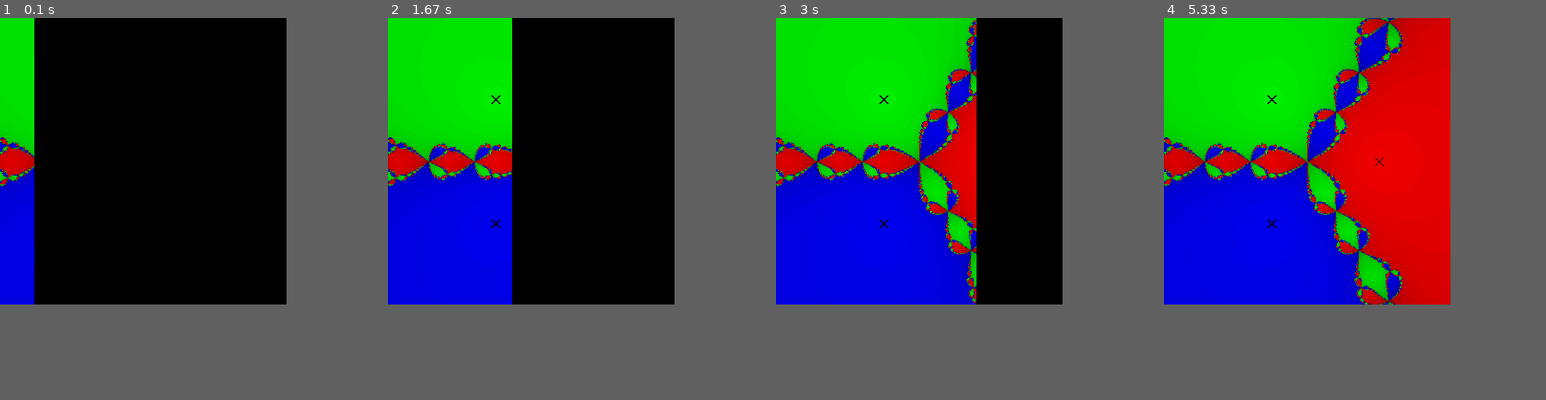
Above: before the commit, frames 1-4 (left to right).
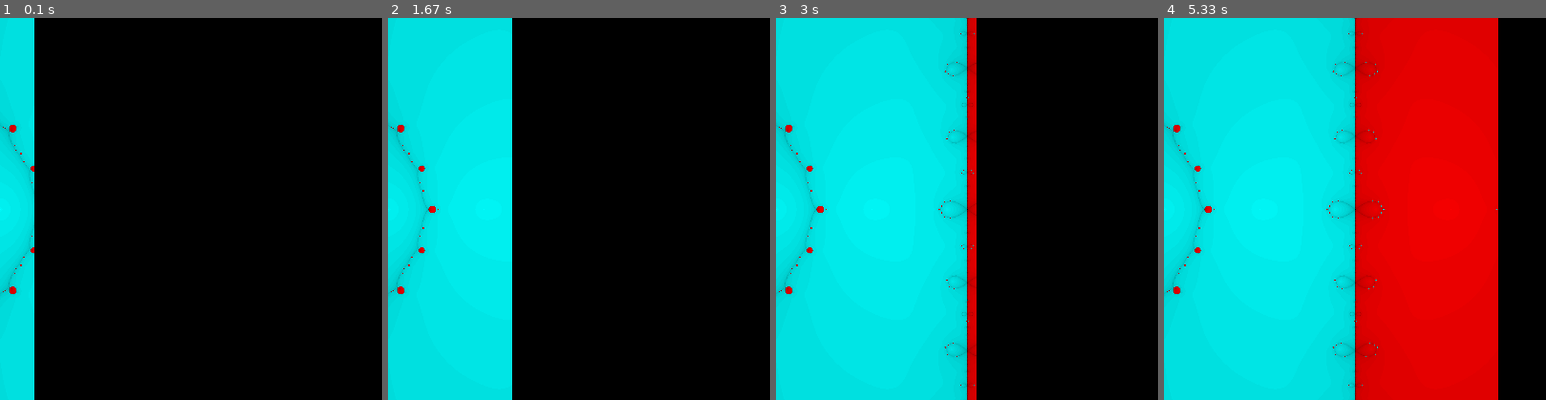
Above: after the commit, the same moments.

Repository: Mocha2007/fractal
Game: pygame game, started from newton_fractals_pygame.py
Same seed, same stepped clock (60 frames per second), same inputs: the game is played once before the commit and once after it.
Inputs:
- Up to frame 1 (0.1 s): no input
- Up to frame 2 (1.67 s): no input
- Up to frame 3 (3 s): no input
- Up to frame 4 (5.33 s): no input
In our replay, the window is 300x300 before the commit and 400x400 after it. These sizes can differ from the game's own. Grey fills any space a smaller window leaves; there, only what the larger window draws over its background counts as a difference.

The runs differ from the first frame. In frame 1, 9.0% of the frame differs, in the area x 0-9%, y 0-100%; in frame 2, 32%; in frame 3, 52%; in frame 4, 73%, in the area x 0-88%, y 0-100%.

Commit message:
auto image saveand more efficient zeroes

Diff:
--- a/newton_fractals_pygame.py
+++ b/newton_fractals_pygame.py
@@ -1,5 +1,5 @@
 import pygame
-from math import atan2, isnan, pi
+from math import atan2, isnan, log10, pi
 from colorsys import hsv_to_rgb
 from inspect import getsourcelines
 
@@ -8,14 +8,14 @@
 black = 0, 0, 0
 red = 255, 0, 0
 
-size = 300, 300
+size = 400, 400
 width, height = size
 root_size = 4
 
 graph_width = 2
 iterations = 50
 tolerance = 10**-6
-function = lambda z: z**3 - 1
+function = lambda z: z**4 - 5*z**2 + 4
 
 
 def get_rgb_from_complex(z: complex, i: int) -> (float, float, float):
@@ -82,7 +82,8 @@
 		screen.set_at(upward_diagonal_coords, color)
 
 
-def plotting(f):
+def plotting(f): # each pixel takes ~60 microseconds avg.
+	zeroes = set()
 	for x in range(width):
 		for y in range(height):
 			coords = x, y
@@ -91,18 +92,24 @@
 			color = get_rgb_from_complex(z, i)
 			screen.set_at(coords, [int(255*c) for c in color])
 			if i < iterations - 1:
-				draw_x(get_coords_from_z(z))
+				r = int(-log10(tolerance))
+				zeroes.add(round(z.real, r) + 1j * round(z.imag, r))
 		refresh()
+	for zero in zeroes:
+		draw_x(get_coords_from_z(zero))
+	refresh()
 
 # PYGAME STUFF
 pygame.init()
 screen = pygame.display.set_mode(size)
 refresh = pygame.display.flip
-pygame.display.set_caption('Newton Fractal of ' + getsourcelines(function)[0][0])
+title = 'Newton Fractal of ' + getsourcelines(function)[0][0]
+pygame.display.set_caption(title)
 
 # MAIN
 
 plotting(function)
+pygame.image.save(screen, 'fractal.png')
 while 1:
 	for event in pygame.event.get():
 		if event.type == pygame.QUIT:
Not shown, changed: .gitignore
